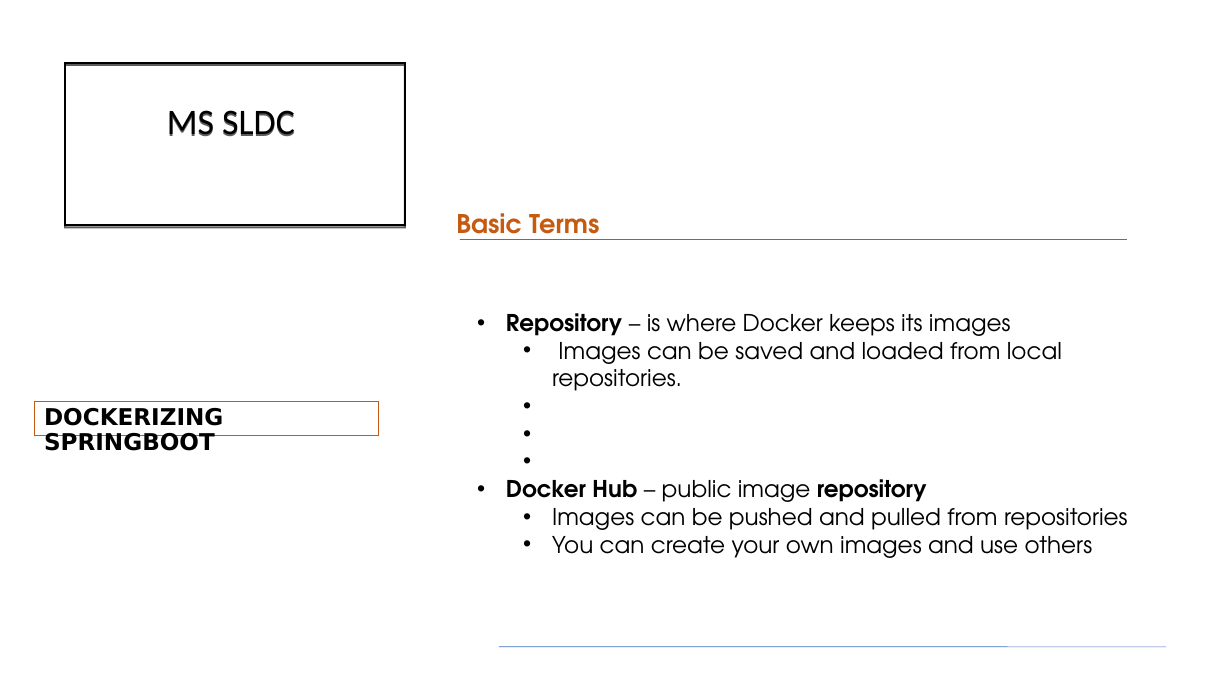
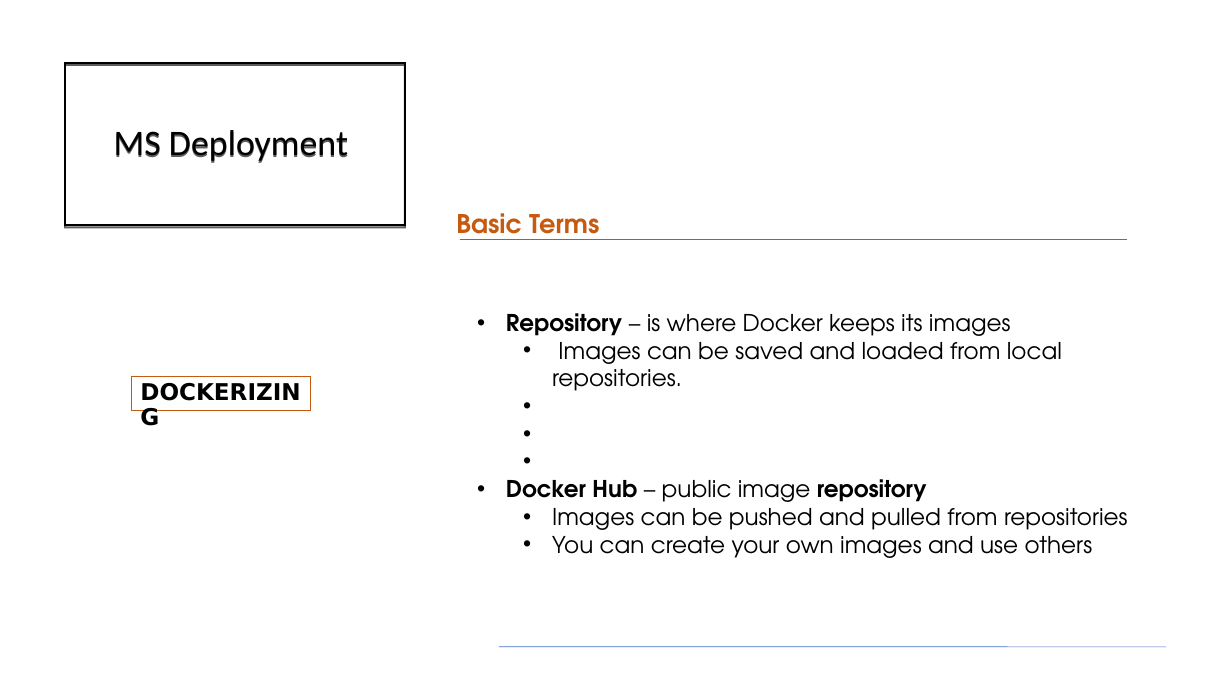
Before and after one commit to AymanGosh/MicroservicesTsofen69, a slide deck: slide 10 of MsDeployment.odp (slide 9 before the commit). Drawn at 1232x693 pixels with LibreOffice and Linux fonts; fonts in the diff are those of the drawing. Boxes give left, top, right and bottom in pixels: in the first picture for what was removed or moved away, otherwise in the second. Text is boxed around its words. In the diff, an @@ line names an element or a change of style, - is before the commit and + after.

```diff
--- a/MsDeployment.odp
+++ b/MsDeployment.odp
@@ title at [114,130,348,163]: text changed @@
-MS SLDC
+MS Deployment
@@ freeform shape "DOCKERIZING": place and size @@
-freeform shape "DOCKERIZING" at [35,401,379,435]
+freeform shape "DOCKERIZING" at [131,376,311,410]
@@ text in freeform shape at [44,408,223,451]: text changed @@
-DOCKERIZING SPRINGBOOT
+DOCKERIZING
```
Also in this commit, not shown: 16 other slides changed, 17 slides added, 1 slide removed, 39 other files.
